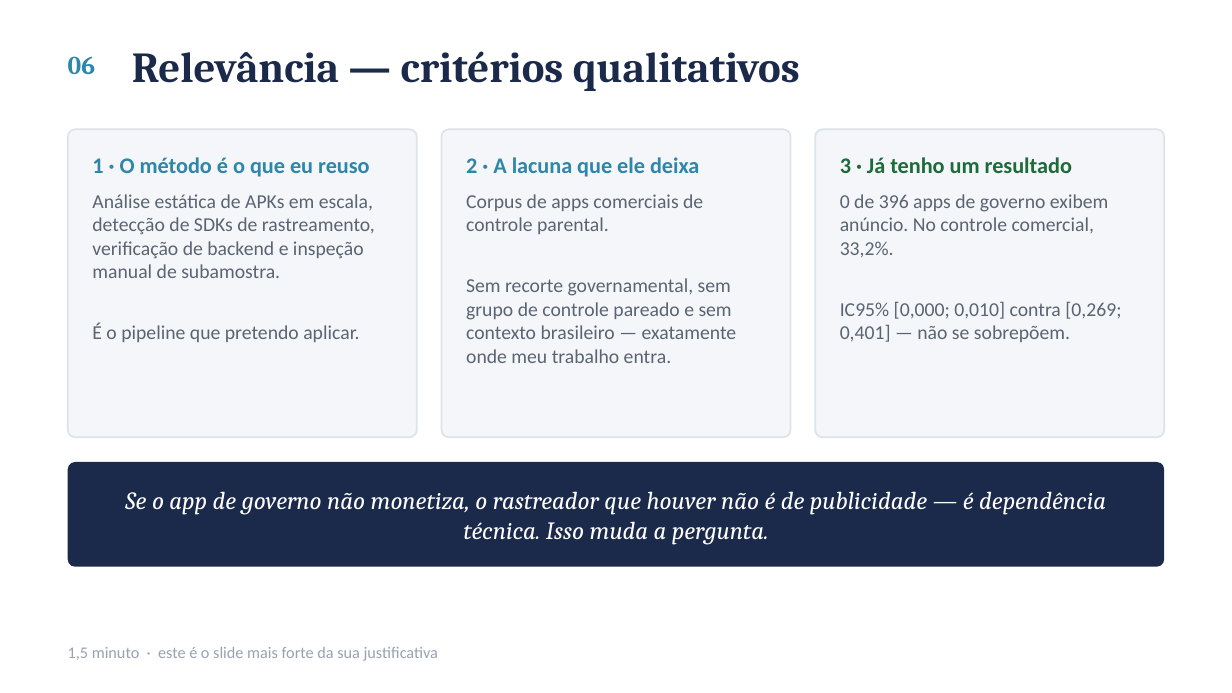
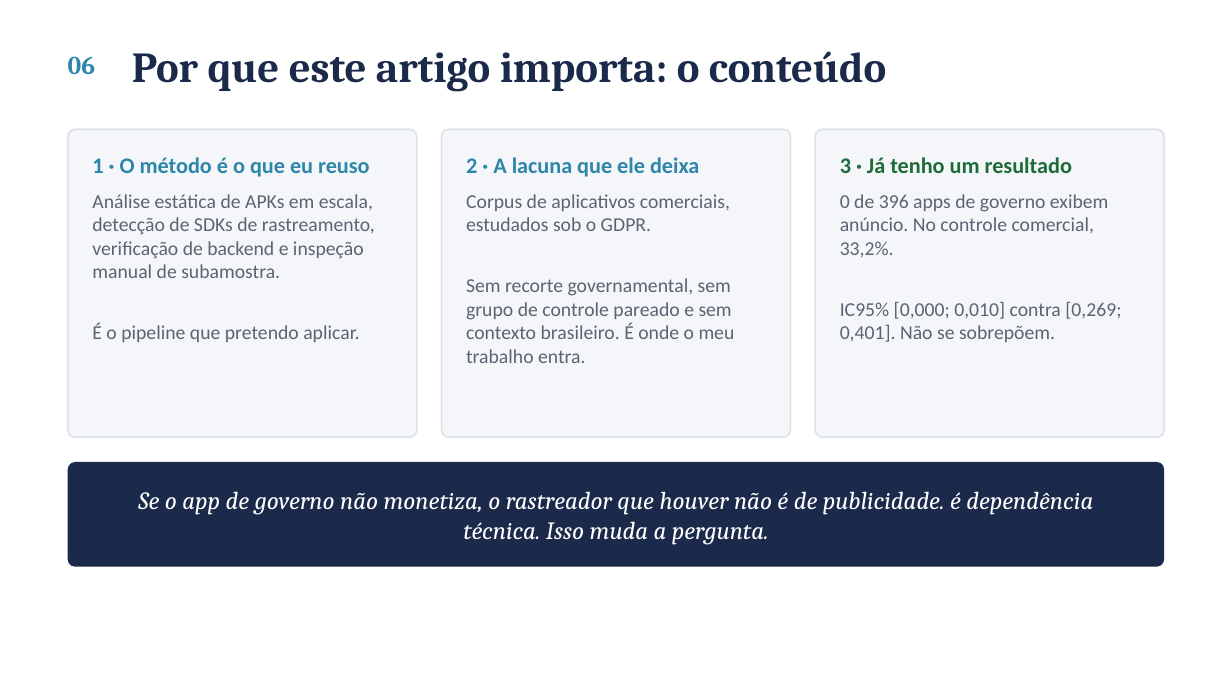
Before and after one commit to ClaudioAMF1/TCC, a slide deck: slide 7 of seminario/seminario-analise-de-artigo.pptx. Drawn at 1232x693 pixels with LibreOffice and Linux fonts; fonts in the diff are those of the drawing. Boxes give left, top, right and bottom in pixels: in the first picture for what was removed or moved away, otherwise in the second. Text is boxed around its words. In the diff, an @@ line names an element or a change of style, - is before the commit and + after.

```diff
--- a/seminario/seminario-analise-de-artigo.pptx
+++ b/seminario/seminario-analise-de-artigo.pptx
@@ text at box(132, 51, 886, 92): text changed @@
-Relevância — critérios qualitativos
+Por que este artigo importa: o conteúdo
@@ text at box(466, 194, 735, 363): text changed @@
-Corpus de apps comerciais de controle parental.
-Sem recorte governamental, sem grupo de controle pareado e sem contexto brasileiro — exatamente onde meu trabalho entra.
+Corpus de aplicativos comerciais, estudados sob o GDPR.
+Sem recorte governamental, sem grupo de controle pareado e sem contexto brasileiro. É onde o meu trabalho entra.
@@ text at box(840, 302, 1121, 342): text changed @@
-IC95% [0,000; 0,010] contra [0,269; 0,401] — não se sobrepõem.
+IC95% [0,000; 0,010] contra [0,269; 0,401]. Não se sobrepõem.
@@ text at box(138, 491, 1093, 545): text changed @@
-Se o app de governo não monetiza, o rastreador que houver não é de publicidade — é dependência técnica. Isso muda a pergunta.
+Se o app de governo não monetiza, o rastreador que houver não é de publicidade. é dependência técnica. Isso muda a pergunta.
@@ text removed at box(68, 647, 438, 661) @@
-1,5 minuto · este é o slide mais forte da sua justificativa
```
Also in this commit, not shown: 14 other slides changed, 3 other files.
